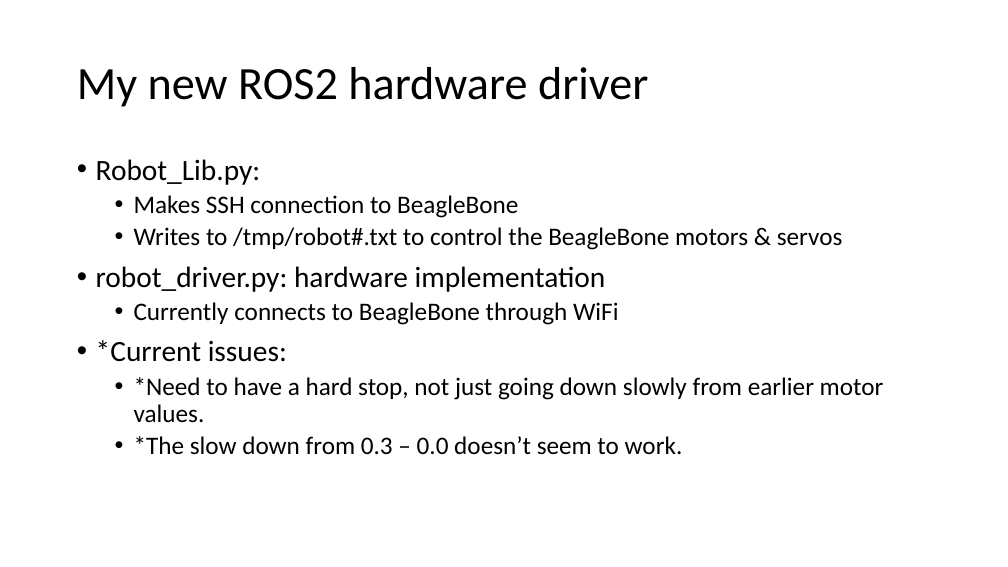
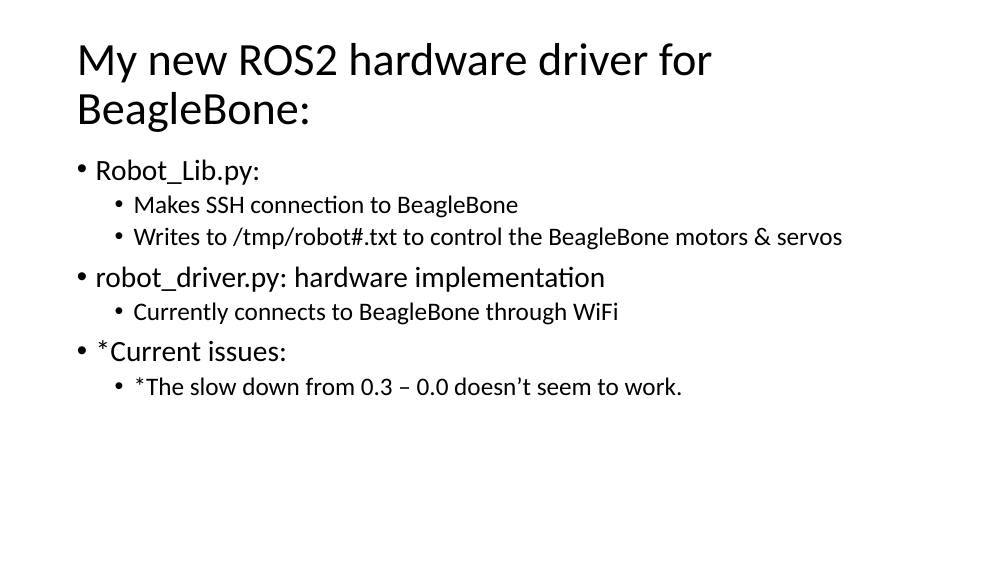
Before and after one commit to gigaprog/p_presentations, a slide deck: slide 5 of embedded/RobotOperatingSystem/My_ROS2_robot.pptx. Drawn at 1008x567 pixels with LibreOffice and Linux fonts; fonts in the diff are those of the drawing. Boxes give left, top, right and bottom in pixels: in the first picture for what was removed or moved away, otherwise in the second. Text is boxed around its words. In the diff, an @@ line names an element or a change of style, - is before the commit and + after.

```diff
--- a/embedded/RobotOperatingSystem/My_ROS2_robot.pptx
+++ b/embedded/RobotOperatingSystem/My_ROS2_robot.pptx
@@ title at box(77, 43, 713, 132): text changed @@
-My new ROS2 hardware driver
+My new ROS2 hardware driver for BeagleBone:
@@ text at box(134, 377, 884, 423): paragraph removed @@
-  • *Need to have a hard stop, not just going down slowly from earlier motor values.
```
Also in this commit, not shown: 1 other slide changed, 2 slides added, 1 other file.
